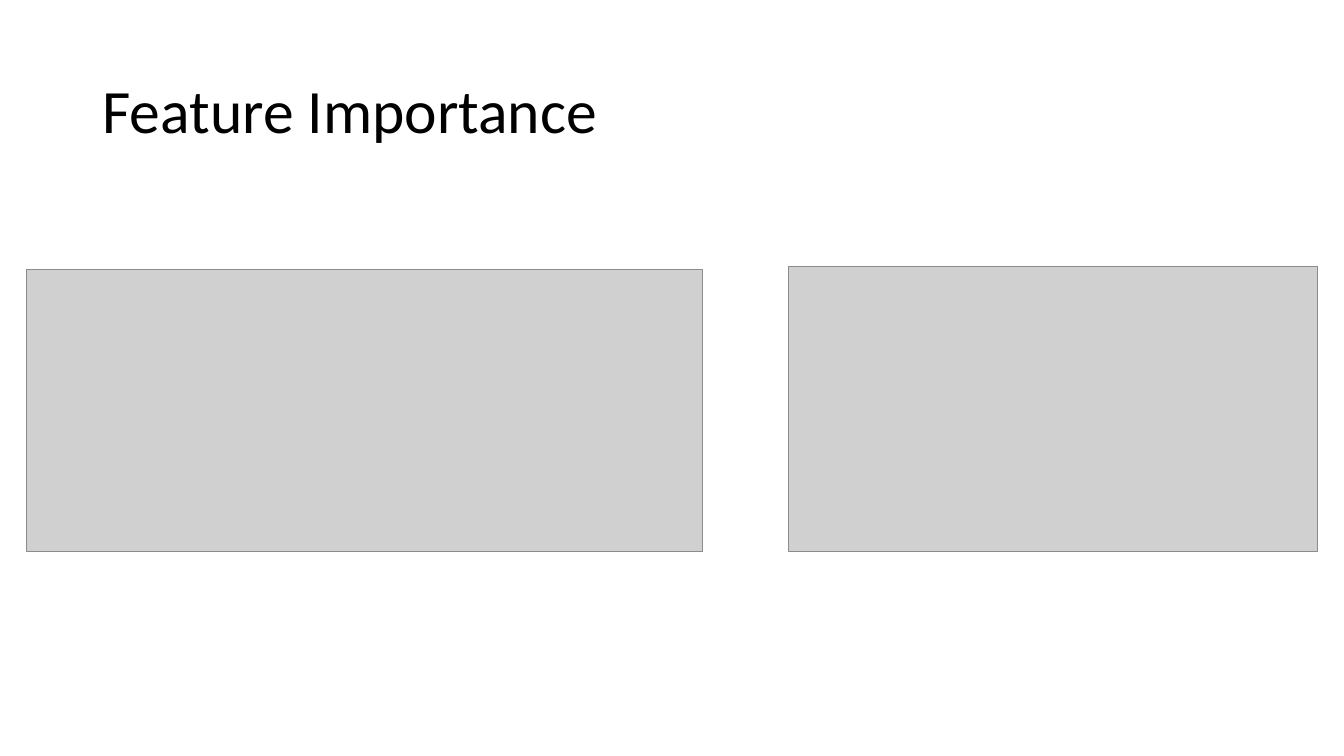
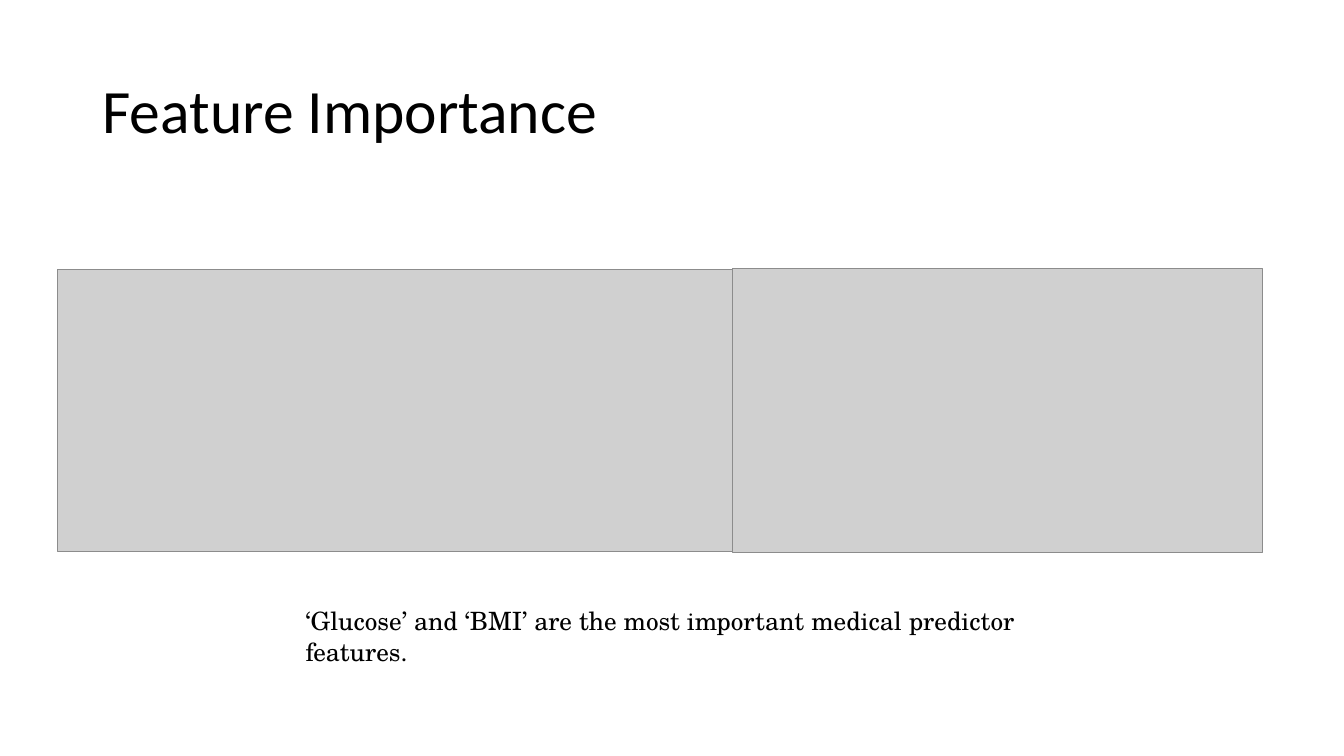
Before and after one commit to JNYH/diabetes_classifier, a slide deck: slide 7 of diabetes_classifier.pptx. Drawn at 1344x756 pixels with LibreOffice and Linux fonts; fonts in the diff are those of the drawing; grey boxes stand for pictures. Boxes give left, top, right and bottom in pixels: in the first picture for what was removed or moved away, otherwise in the second. Text is boxed around its words. In the diff, an @@ line names an element or a change of style, - is before the commit and + after.

```diff
--- a/diabetes_classifier.pptx
+++ b/diabetes_classifier.pptx
@@ picture: place and size @@
-picture at [788, 267, 1318, 552]
+picture at [733, 268, 1262, 553]
@@ picture: place and size @@
-picture at [26, 270, 703, 552]
+picture at [57, 270, 734, 552]
@@ text added at [306, 611, 1014, 635], 18 pt, text #000000 @@
+‘Glucose’ and ‘BMI’ are the most important medical predictor features.
```
Also in this commit, not shown: 3 other slides changed.
